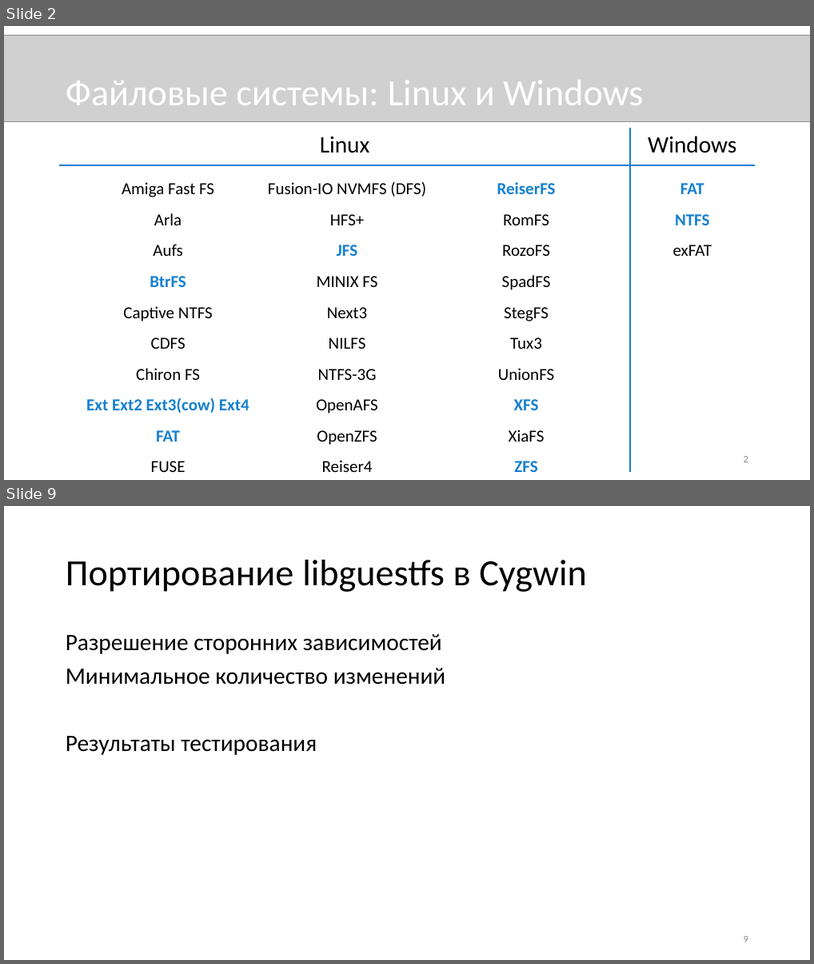
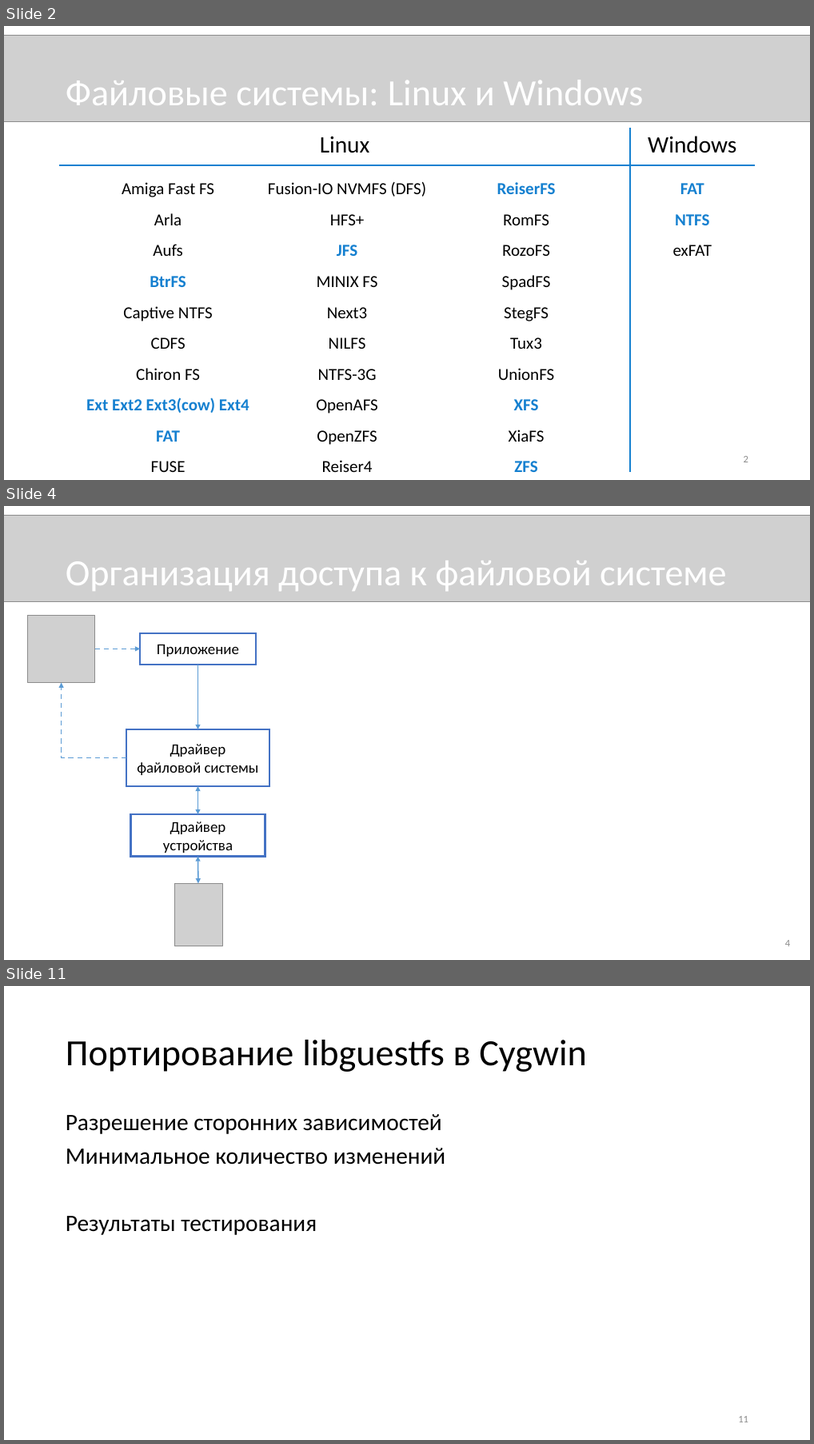
Before and after one commit to novokrest/master-thesis, a slide deck: presentation.pptx. Shown one above the other, each under a label of ours: slides 2 and 9 before the commit, slides 2, 4 and 11 after it; the slides between them are not shown. The pictures are 814x964 and 814x1444 pixels, drawn with LibreOffice and Linux fonts; fonts in the diff are those of the drawing; grey boxes stand for pictures. Boxes give left, top, right and bottom in pixels: in the first picture for what was removed or moved away, otherwise in the second. Text is boxed around its words. In the diff, an @@ line names an element or a change of style, - is before the commit and + after.

```diff
--- a/presentation.pptx
+++ b/presentation.pptx
@@ slide 4 added at (x1=4, y1=506, x2=810, y2=960), background #FFFFFF @@
@@ picture added at (x1=4, y1=515, x2=810, y2=601) @@
@@ title added at (x1=66, y1=560, x2=726, y2=591), 44 pt, text #FFFFFF @@
+Организация доступа к файловой системе
@@ picture added at (x1=27, y1=615, x2=95, y2=683) @@
@@ arrow added from (95, 648) to (140, 648), #5B9BD5 1.5 pt dashed @@
@@ rectangle added at (x1=140, y1=633, x2=256, y2=664), fill #FFFFFF, outline #4472C4 2.25 pt, 18 pt, text #000000 @@
+Приложение
@@ arrow added from (198, 664) to (198, 729), #5B9BD5 1.5 pt @@
@@ elbow arrow added from (126, 758) to (62, 683), #5B9BD5 1.5 pt dashed @@
@@ rectangle added at (x1=126, y1=729, x2=270, y2=786), fill #FFFFFF, outline #4472C4 2.25 pt, 18 pt, text #000000 @@
+Драйвер
+файловой системы
@@ double arrow added from (198, 786) to (198, 814), #5B9BD5 1.5 pt @@
@@ rectangle added at (x1=131, y1=814, x2=266, y2=856), fill #FFFFFF, outline #4472C4 2.25 pt, 18 pt, text #000000 @@
+Драйвер устройства
@@ double arrow added from (198, 856) to (198, 884), #5B9BD5 1.5 pt @@
@@ picture added at (x1=174, y1=884, x2=222, y2=947) @@
@@ page number added at (x1=786, y1=940, x2=790, y2=946), 12 pt, text #8C8C8C @@
+4
@@ what was slide 9 is now slide 11 @@
@@ page number at (x1=738, y1=1416, x2=749, y2=1422): text changed @@
-9
+11
```
Also in this commit, not shown: 5 slides changed, 2 other slides added, 1 slide removed, 2 other files.
